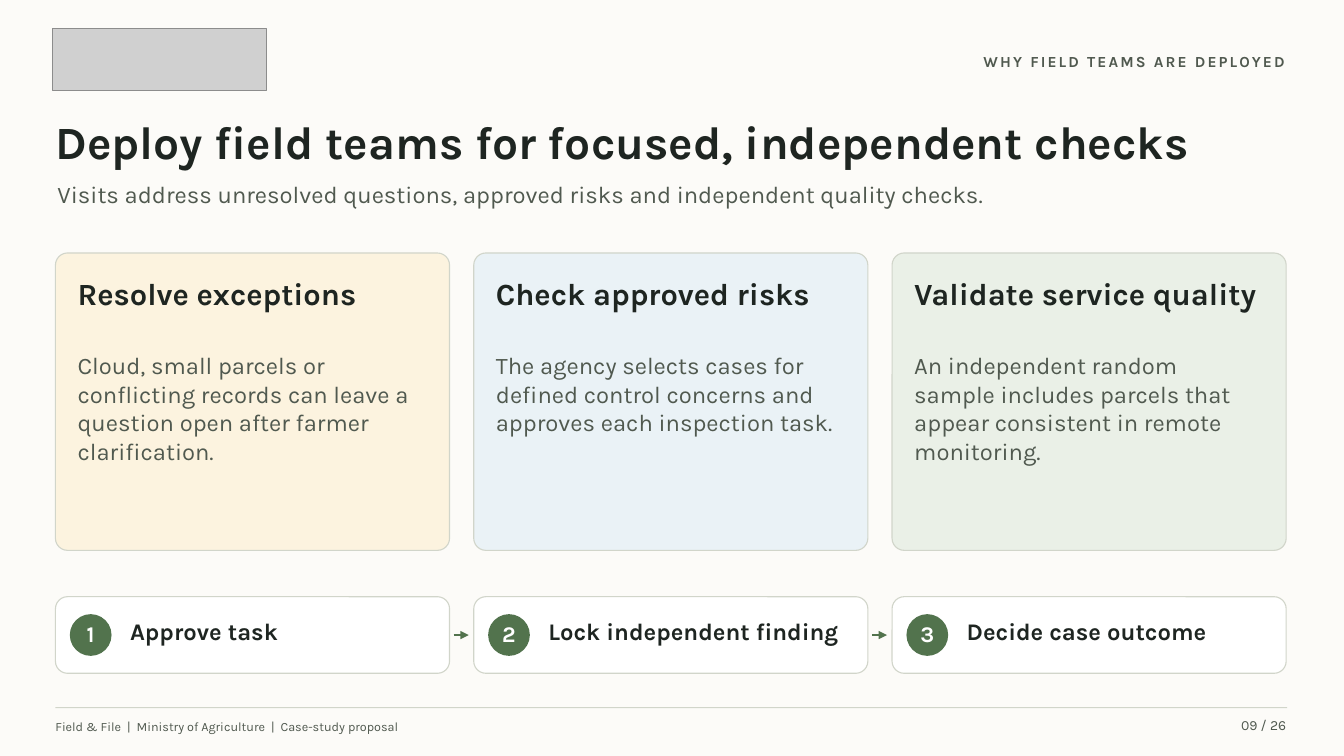
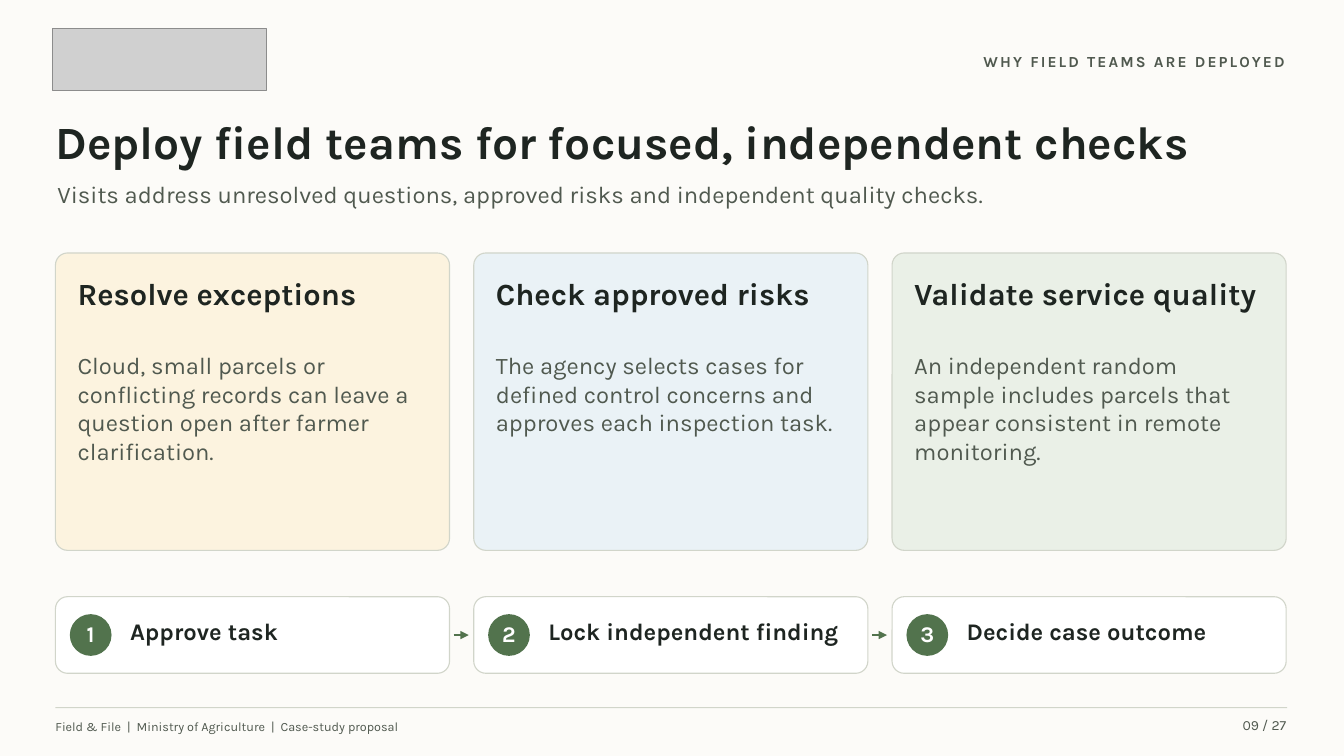
Before and after one commit to verboompj/ama, a slide deck: slide 9 of presentations/field-and-file/ministry-of-agriculture-v4.pptx. Drawn at 1344x756 pixels with LibreOffice and Linux fonts; fonts in the diff are those of the drawing; grey boxes stand for pictures. Boxes give left, top, right and bottom in pixels: in the first picture for what was removed or moved away, otherwise in the second. Text is boxed around its words. In the diff, an @@ line names an element or a change of style, - is before the commit and + after.

```diff
--- a/presentations/field-and-file/ministry-of-agriculture-v4.pptx
+++ b/presentations/field-and-file/ministry-of-agriculture-v4.pptx
@@ text at (1243, 721, 1287, 730): text changed @@
-09 / 26
+09 / 27
```
Also in this commit, not shown: 25 other slides changed, 1 slide added, 8 other files.
